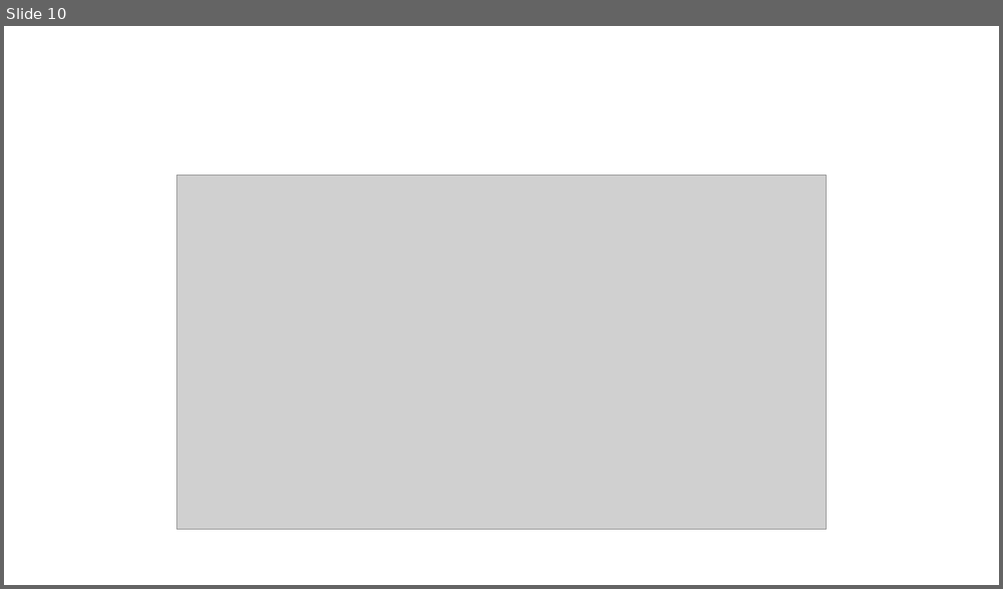
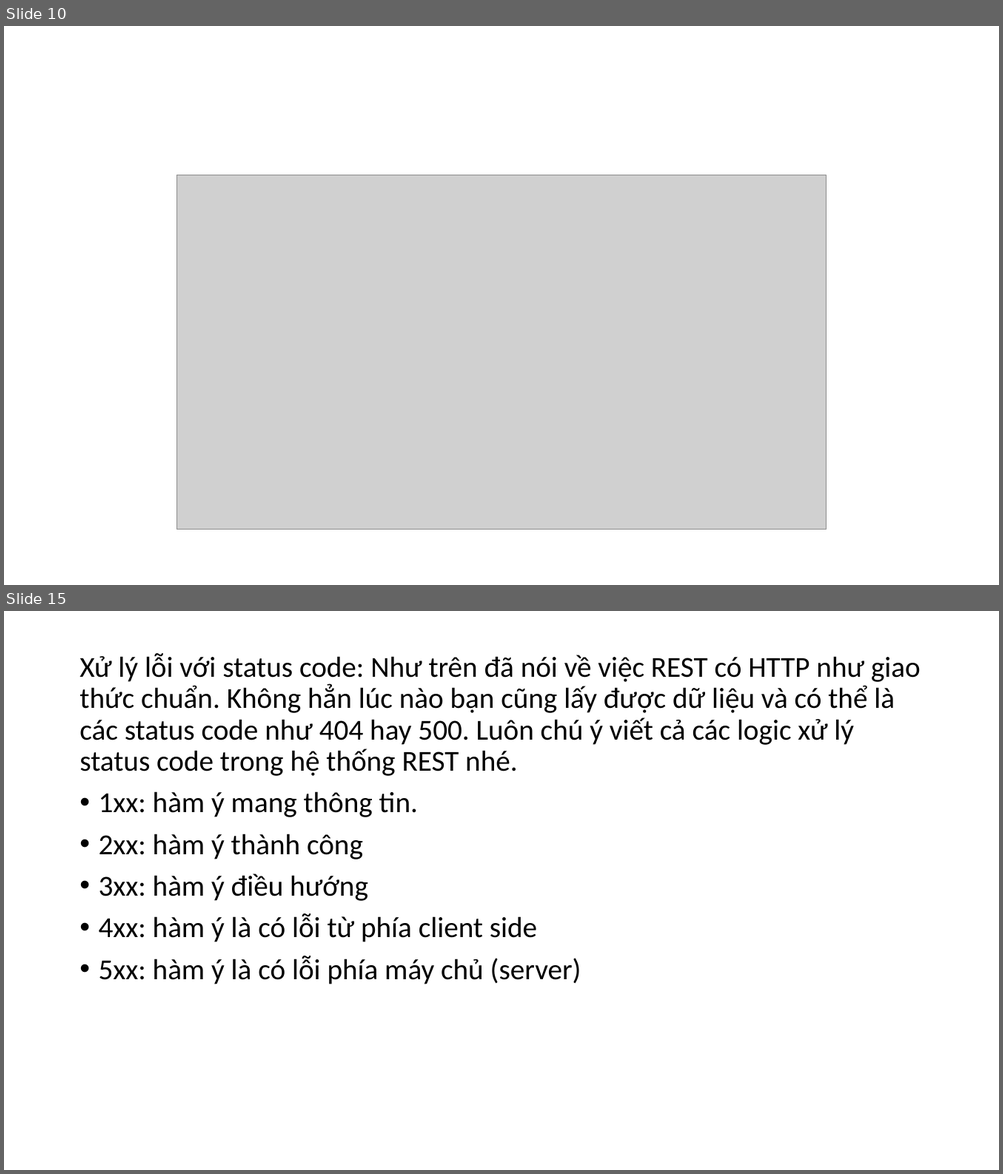
Before and after one commit to hoanghiep8921/t3h_demo, a slide deck: slide-t3h/Webservices.pptx. Shown one above the other, each under a label of ours: slide 10 before the commit, slides 10 and 15 after it; the slides between them are not shown. The pictures are 1003x589 and 1003x1174 pixels, drawn with LibreOffice and Linux fonts; fonts in the diff are those of the drawing; grey boxes stand for pictures. Boxes give left, top, right and bottom in pixels: in the first picture for what was removed or moved away, otherwise in the second. Text is boxed around its words. In the diff, an @@ line names an element or a change of style, - is before the commit and + after.

```diff
--- a/slide-t3h/Webservices.pptx
+++ b/slide-t3h/Webservices.pptx
@@ slide 15 added at <box>4,611,999,1170</box>, background #FFFFFF @@
@@ text added at <box>79,653,920,985</box>, 28 pt, text #000000 @@
+Xử lý lỗi với status code: Như trên đã nói về việc REST có HTTP như giao thức chuẩn. Không hẳn lúc nào bạn cũng lấy được dữ liệu và có thể là các status code như 404 hay 500. Luôn chú ý viết cả các logic xử lý status code trong hệ thống REST nhé.
+• 1xx: hàm ý mang thông tin.
+• 2xx: hàm ý thành công
+• 3xx: hàm ý điều hướng
+• 4xx: hàm ý là có lỗi từ phía client side
+• 5xx: hàm ý là có lỗi phía máy chủ (server)
```
Also in this commit, not shown: 3 slides changed, 11 other slides added, 1 slide removed, 2 other files.
